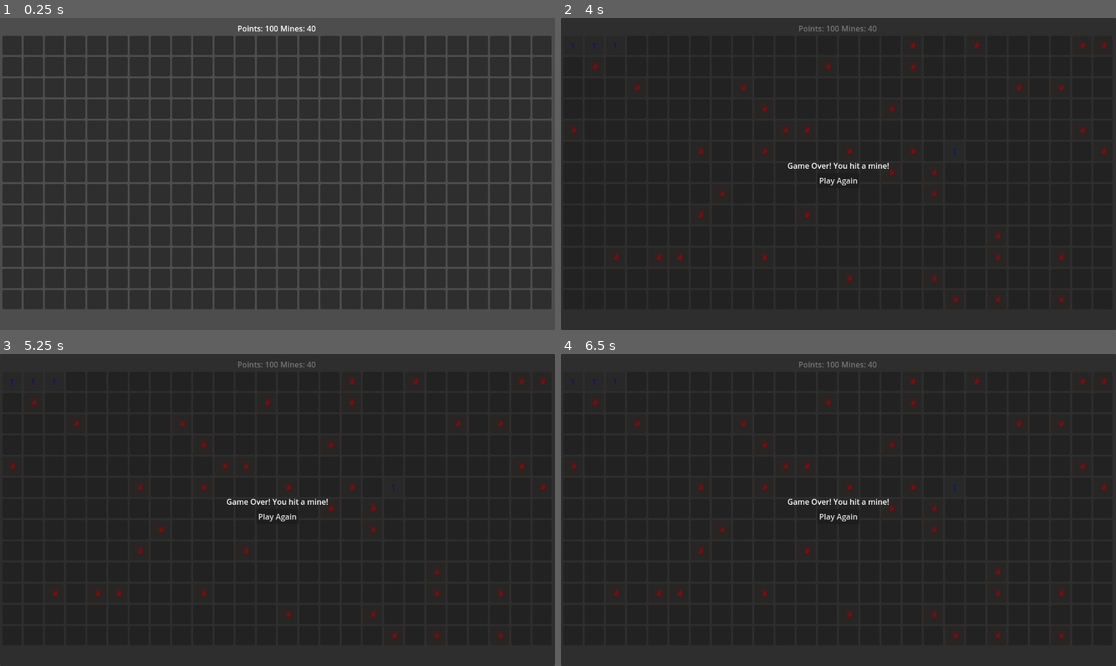
Above: before the commit, frames 1-4 (two rows, left to right).
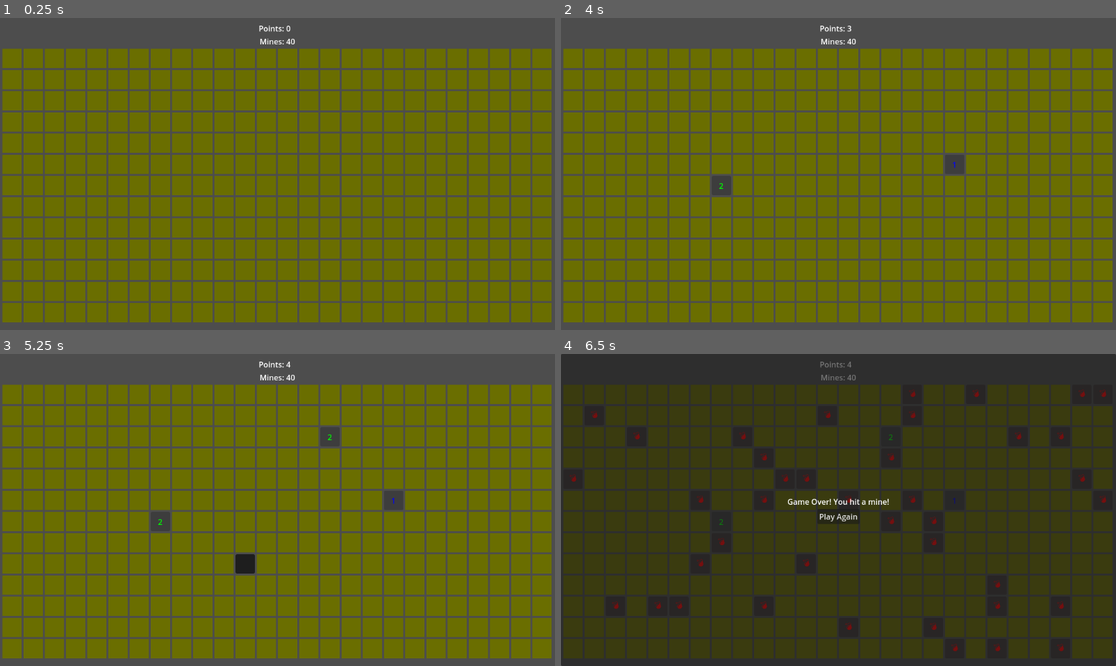
Above: after the commit, the same moments.

Repository: krets/sweep
Game: Godot game, scene res://game.tscn
Two runs of this game, one before a commit and one after it. Both use one fixed random seed, a clock stepped at 60 frames per second and the inputs below.
Inputs (mouse positions are in pixels of both pictures, inside the frame that each line leads up to):
- Up to frame 1 (0.25 s): no input
- Up to frame 2 (4 s): click (572, 46) at 0.52 s; click (594, 46) at 1.27 s; click (616, 46) at 2.02 s; tap Enter at 2.75 s; move the mouse to (960, 158) at 2.77 s; click (960, 158) at 2.92 s; tap Space at 3.5 s; move the mouse to (727, 189) at 3.52 s; click (727, 189) at 3.67 s
- Up to frame 3 (5.25 s): tap Enter at 4.25 s; move the mouse to (333, 441) at 4.27 s; click (333, 441) at 4.42 s; tap Space at 5 s; move the mouse to (249, 572) at 5.02 s; click (249, 572) at 5.17 s
- Up to frame 4 (6.5 s): tap Enter at 5.75 s; move the mouse to (1005, 556) at 5.77 s; click (1005, 556) at 5.92 s

The runs differ from the first frame. In frame 1, 83% of the frame differs, in the area x 0-100%, y 2-98%; in frame 2, 100%, in the area x 0-100%, y 0-100%; in frame 3, 99%; in frame 4, 57%.

Commit message:
points countdown

Diff:
--- a/cell.tscn
+++ b/cell.tscn
@@ -6,6 +6,9 @@
 
 [sub_resource type="StyleBoxFlat" id="StyleBoxFlat_yh0nt"]
 bg_color = Color(1, 0.264649, 0.613886, 1)
+
+[sub_resource type="StyleBoxFlat" id="StyleBoxFlat_gwrgs"]
+bg_color = Color(0.415967, 0.431964, 9.62615e-08, 1)
 
 [node name="Cell" type="Control"]
 layout_mode = 3
@@ -27,6 +30,7 @@
 grow_vertical = 2
 theme_override_styles/focus = SubResource("StyleBoxEmpty_yh0nt")
 theme_override_styles/hover = SubResource("StyleBoxFlat_yh0nt")
+theme_override_styles/normal = SubResource("StyleBoxFlat_gwrgs")
 button_mask = 3
 
 [node name="Label" type="Label" parent="."]
--- a/game.gd
+++ b/game.gd
@@ -4,8 +4,9 @@
 @export var grid_height: int = 10
 @export var mine_count: int = 10
 @export var cell_size: int = 40
-@export var misclick_max: int = 3
+@export var misclick_max: int = 4
 @export var misclick_clear: float = 2.0
+@export var points_per_tile: int = 1
 
 var cell_scene = preload("res://Cell.tscn")
 var grid: Array = []
@@ -16,6 +17,10 @@
 var misclick_counter: int = 0
 var misclick_locked: bool = false
 var misclick_timer: Timer = null
+var countdown_timer: Timer = null
+
+var points: int = 0
+var points_bonus: int = 0
 
 
 @onready var grid_container: GridContainer = %GridContainer
@@ -36,11 +41,21 @@
 	misclick_timer.one_shot = false
 	misclick_timer.autostart = false
 	misclick_timer.timeout.connect(_on_misclick_timer_tick)
+
+	countdown_timer = Timer.new()
+	countdown_timer.wait_time = 1
+	countdown_timer.one_shot = false
+	countdown_timer.autostart = true
+	countdown_timer.timeout.connect(_on_countdowntick)
 	add_child(misclick_timer)
+	add_child(countdown_timer)
 	new_game()
 
 func new_game():
 	misclick_counter = 0
+	points = 0
+	points_bonus = 0
+	points_label.text = "0"
 	misclick_locked = false
 	misclick_timer.stop()
 	# Clear existing grid
@@ -139,6 +154,7 @@
 
 	cell.reveal()
 	cells_revealed += 1
+	points_bonus += points_per_tile
 
 	# If cell has no adjacent mines, reveal neighbors
 	if cell.adjacent_mines == 0 and not cell.is_mine:
@@ -276,3 +292,10 @@
 	if misclick_counter <= 0:
 		misclick_locked = false
 		misclick_timer.stop()
+
+func _on_countdowntick():
+	if game_over:
+		return
+	points_bonus = max(0, points_bonus - 1)
+	points_label.text = str(cells_revealed * points_per_tile + points_bonus)
+	pass
--- a/game.tscn
+++ b/game.tscn
@@ -38,26 +38,25 @@
 layout_mode = 2
 text = "New Game"
 
-[node name="HBoxContainerPoints" type="HBoxContainer" parent="VBoxContainer/HBoxContainer"]
+[node name="GridContainer" type="GridContainer" parent="VBoxContainer/HBoxContainer"]
+layout_mode = 2
+columns = 2
+
+[node name="PointsTitleLabel" type="Label" parent="VBoxContainer/HBoxContainer/GridContainer"]
+layout_mode = 2
+text = "Points:"
+horizontal_alignment = 2
+
+[node name="PointsLabel" type="Label" parent="VBoxContainer/HBoxContainer/GridContainer"]
+unique_name_in_owner = true
 layout_mode = 2
 
-[node name="PointsTitleLabel" type="Label" parent="VBoxContainer/HBoxContainer/HBoxContainerPoints"]
-layout_mode = 2
-text = "Points:"
-
-[node name="PointsLabel" type="Label" parent="VBoxContainer/HBoxContainer/HBoxContainerPoints"]
-unique_name_in_owner = true
-layout_mode = 2
-text = "100"
-
-[node name="HBoxContainerMines" type="HBoxContainer" parent="VBoxContainer/HBoxContainer"]
-layout_mode = 2
-
-[node name="MinesTitleLabel" type="Label" parent="VBoxContainer/HBoxContainer/HBoxContainerMines"]
+[node name="MinesTitleLabel" type="Label" parent="VBoxContainer/HBoxContainer/GridContainer"]
 layout_mode = 2
 text = "Mines:"
+horizontal_alignment = 2
 
-[node name="MineCounter" type="Label" parent="VBoxContainer/HBoxContainer/HBoxContainerMines"]
+[node name="MineCounter" type="Label" parent="VBoxContainer/HBoxContainer/GridContainer"]
 unique_name_in_owner = true
 layout_mode = 2
 horizontal_alignment = 1
Not shown: 1 places in cell.tscn that only renumber resources
